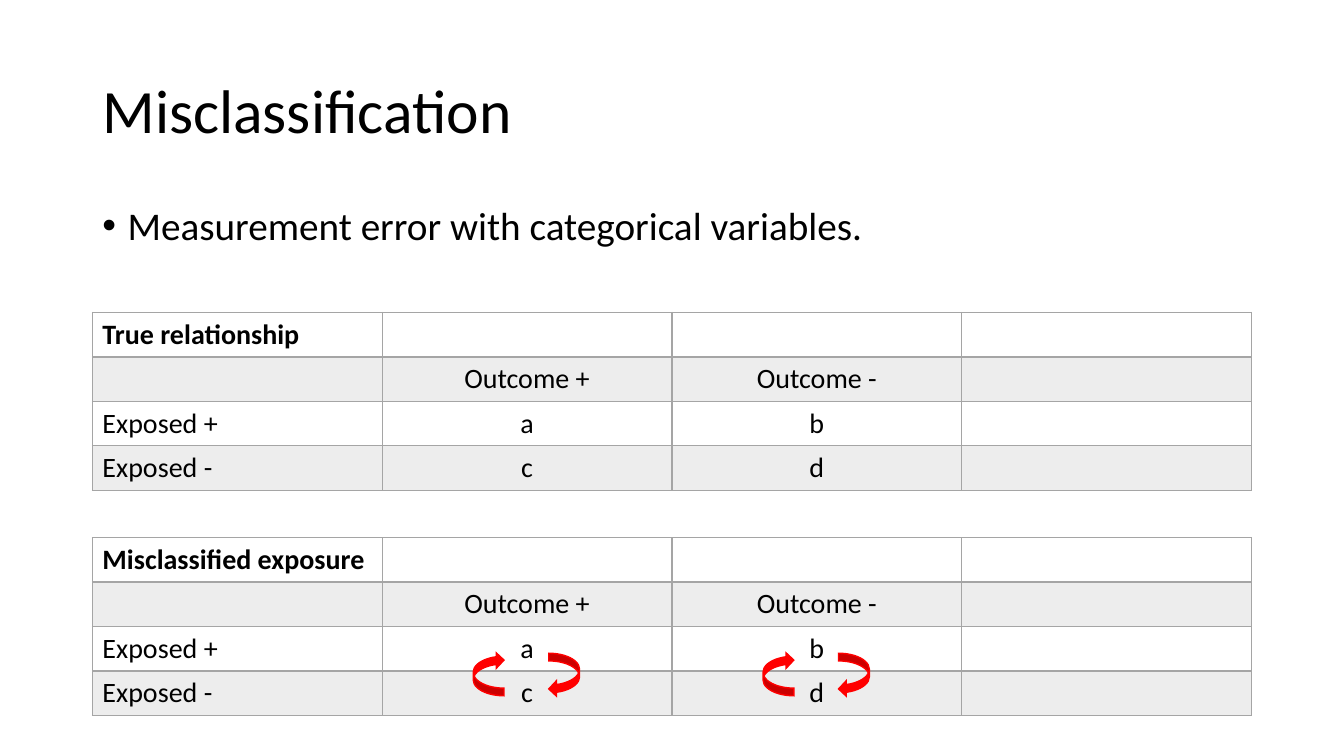
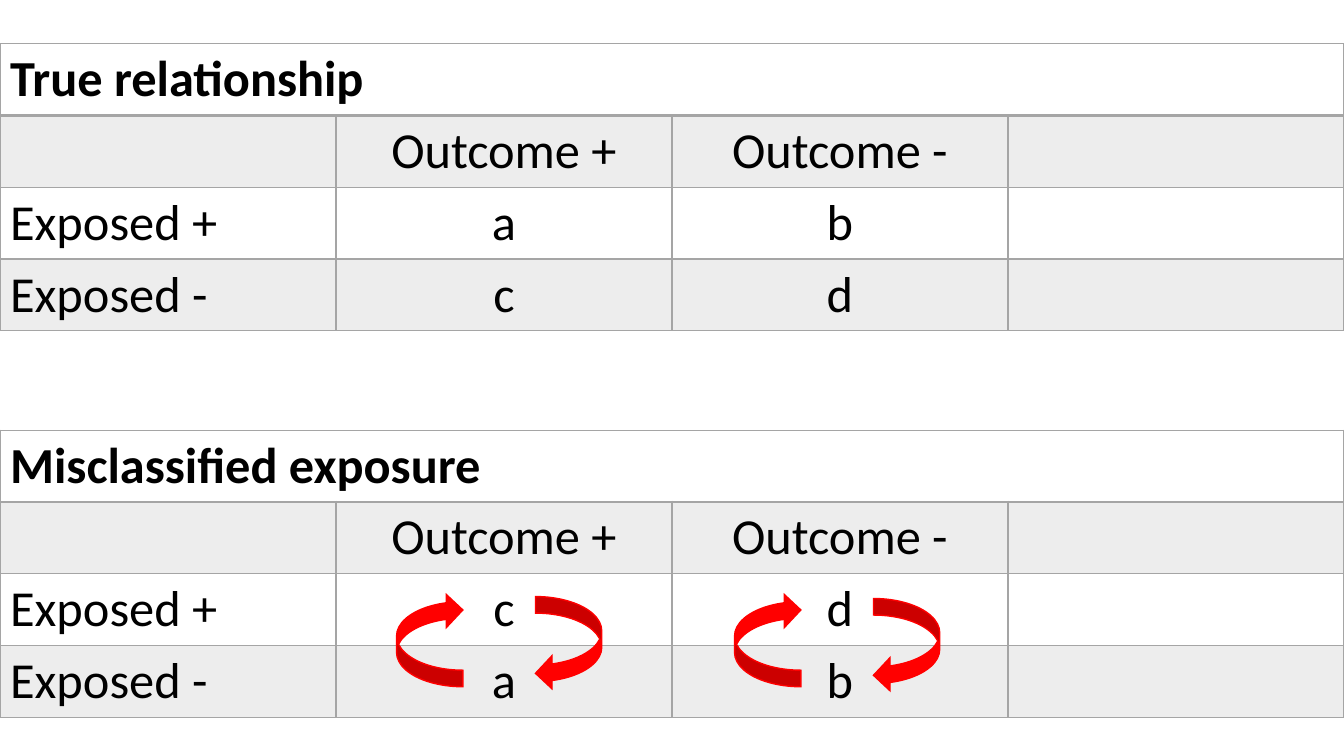
Before and after one commit to brad-cannell/r4epi, a slide deck: slide 8 of img/10_part_epi_foundations/11_systematic_error/Systematic Error.pptx (slide 10 before the commit). Drawn at 1344x756 pixels with LibreOffice and Linux fonts; fonts in the diff are those of the drawing. Boxes give left, top, right and bottom in pixels: in the first picture for what was removed or moved away, otherwise in the second. Text is boxed around its words. In the diff, an @@ line names an element or a change of style, - is before the commit and + after.

Commit message:
Move systematic error PP slides to R4Epi

```diff
--- a/img/10_part_epi_foundations/11_systematic_error/Systematic Error.pptx
+++ b/img/10_part_epi_foundations/11_systematic_error/Systematic Error.pptx
@@ table at [0, 43, 1343, 710] @@
@@ size 20 to 36 pt @@
@@ table: place and size @@
-table at [93, 313, 1254, 487]
+table at [0, 43, 1343, 710]
@@ title removed at [102, 90, 511, 134] @@
-Misclassification
@@ text removed at [128, 212, 862, 247] @@
-• Measurement error with categorical variables.
@@ table at [0, 431, 1343, 713] @@
-row 3, column 2: a
+row 3, column 2: c
-row 3, column 3: b
+row 3, column 3: d
-row 4, column 2: c
+row 4, column 2: a
-row 4, column 3: d
+row 4, column 3: b
@@ size 20 to 36 pt @@
@@ table: place and size @@
-table at [93, 537, 1254, 746]
+table at [0, 431, 1343, 713]
@@ curved left arrow: place and size @@
-curved left arrow at [473, 652, 504, 696]
+curved left arrow at [396, 594, 463, 688]
@@ curved left arrow: place and size @@
-curved left arrow at [548, 653, 580, 697]
+curved left arrow at [535, 597, 602, 691]
@@ curved left arrow: place and size @@
-curved left arrow at [763, 652, 795, 696]
+curved left arrow at [735, 594, 802, 688]
@@ curved left arrow: place and size @@
-curved left arrow at [839, 653, 870, 697]
+curved left arrow at [874, 599, 941, 693]
```
Also in this commit, not shown: 1 other slide changed, 14 slides removed, 39 other files.
